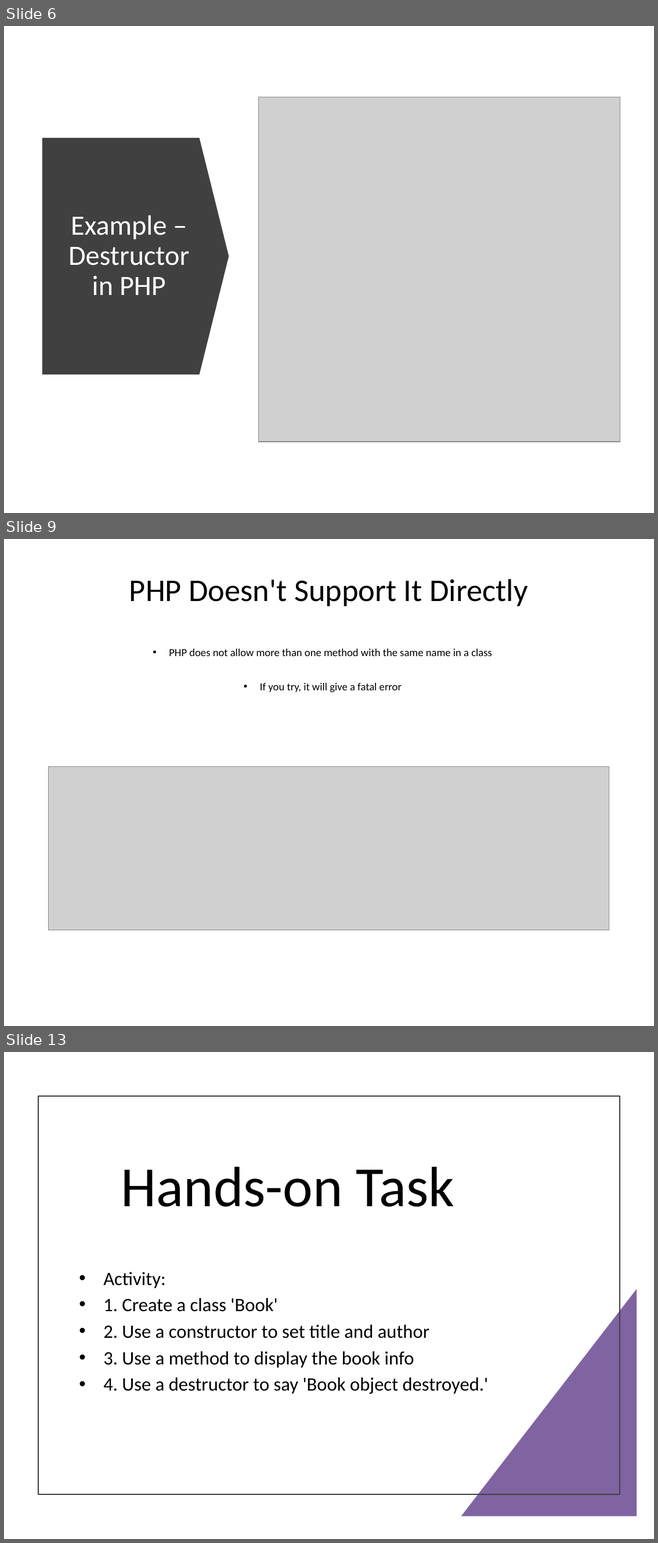
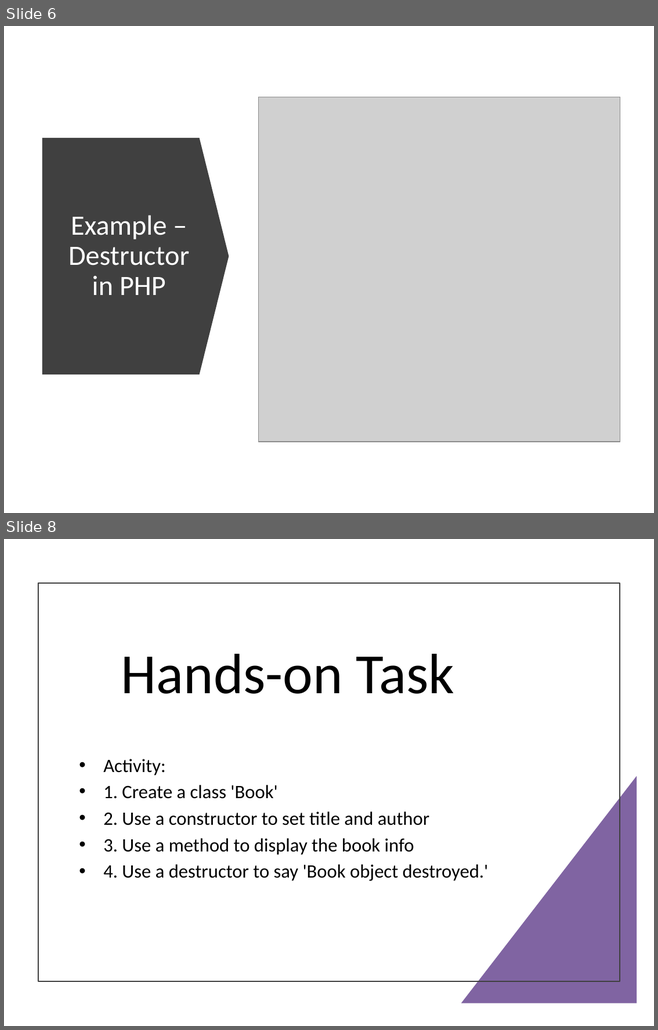
Before and after one commit to psuuc-jbgarcia/Object-Oriented-Programming-Lesson, a slide deck: OOP/Pre-lim/Week 2/Lecture/Week2_Constructors_Destructors_PHP - Copy.pptx. Shown one above the other, each under a label of ours: slides 6, 9 and 13 before the commit, slides 6 and 8 after it; the slides between them are not shown. The pictures are 658x1543 and 658x1030 pixels, drawn with LibreOffice and Linux fonts; fonts in the diff are those of the drawing; grey boxes stand for pictures. Boxes give left, top, right and bottom in pixels: in the first picture for what was removed or moved away, otherwise in the second. Text is boxed around its words. In the diff, an @@ line names an element or a change of style, - is before the commit and + after.

```diff
--- a/OOP/Pre-lim/Week 2/Lecture/Week2_Constructors_Destructors_PHP - Copy.pptx
+++ b/OOP/Pre-lim/Week 2/Lecture/Week2_Constructors_Destructors_PHP - Copy.pptx
@@ slide 9 removed at <box>4,539,654,1026</box>, background #FFFFFF @@
@@ title removed at <box>129,579,528,606</box> @@
-PHP Doesn't Support It Directly
@@ text removed at <box>169,649,492,693</box> @@
-• PHP does not allow more than one method with the same name in a class
-• If you try, it will give a fatal error
@@ picture removed at <box>49,766,609,930</box> @@
@@ what was slide 13 is now slide 8 @@
```
Also in this commit, not shown: 1 slide changed, 4 other slides removed, 13 other files.
